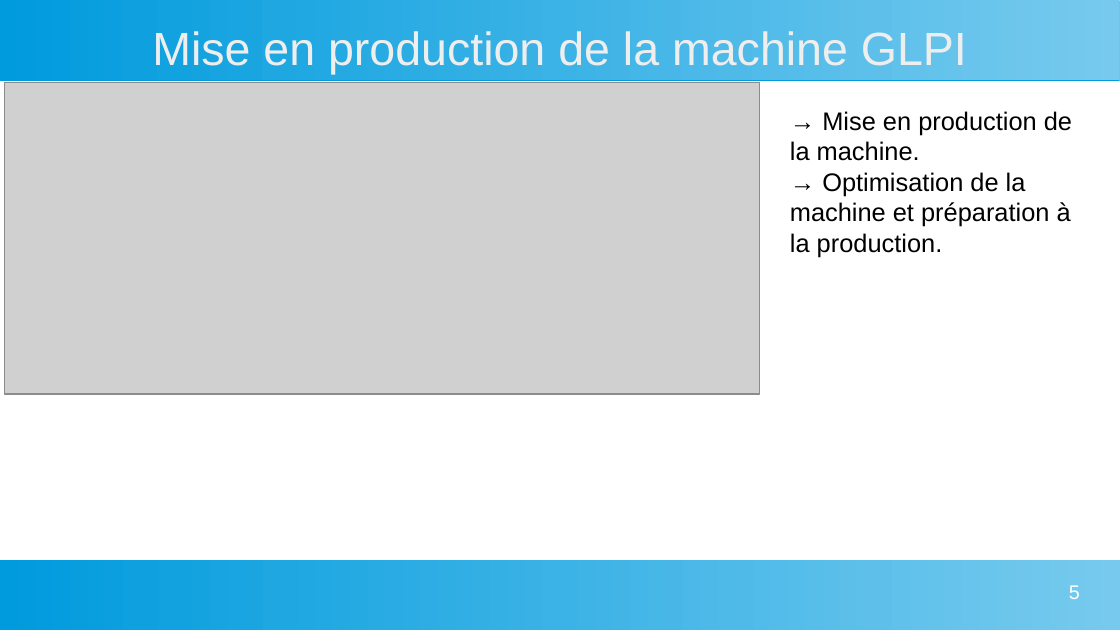
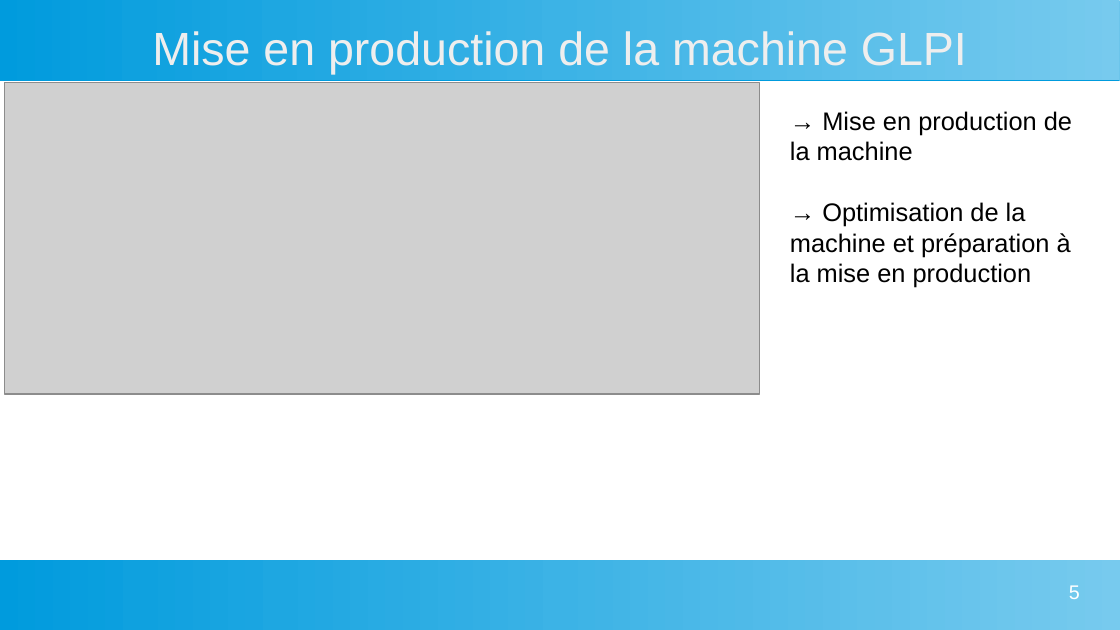
Before and after one commit to killex8569/Mon-Portfolio, a slide deck: slide 5 of data/Preuve 2 répondre aux incidents et aux demandes d'assistance et évolutions.odp. Drawn at 1120x630 pixels with LibreOffice and Linux fonts; fonts in the diff are those of the drawing; grey boxes stand for pictures. Boxes give left, top, right and bottom in pixels: in the first picture for what was removed or moved away, otherwise in the second. Text is boxed around its words. In the diff, an @@ line names an element or a change of style, - is before the commit and + after.

```diff
--- a/data/Preuve 2 répondre aux incidents et aux demandes d'assistance et évolutions.odp
+++ b/data/Preuve 2 répondre aux incidents et aux demandes d'assistance et évolutions.odp
@@ text at [790, 111, 1072, 288]: text changed @@
-→ Mise en production de la machine.
-→ Optimisation de la machine et préparation à la production.
+→ Mise en production de la machine
+→ Optimisation de la machine et préparation à la mise en production
```
Also in this commit, not shown: 4 other slides changed, 9 other files.
